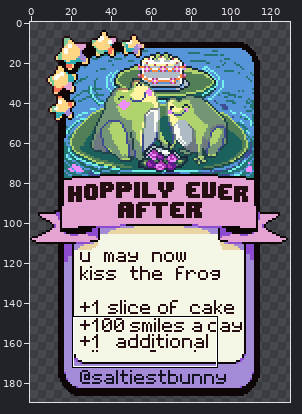
One commit to this sprite sheet: frogs/images/cards/hoppily.png. The picture above shows the old version from afar; the outline marks the close-up.
Close-up. As it was:
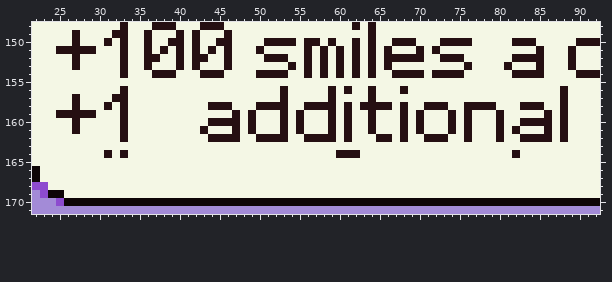
The file is 130x190 pixels. Colours within 5 levels of each other are drawn and written as one. Shown: x 22..92, y 148..171.
Once edited:
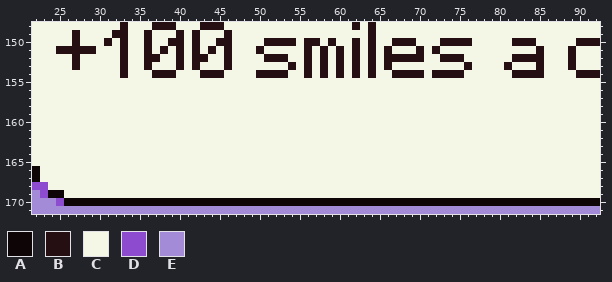
Palette (. is transparent): A #0d0506  B #250f12  C #f4f7e5  D #8d4bcf  E #a38bd7
Changes in this commit:
y 156: x 33 B -> C; x 53 B -> C; x 59 B -> C; x 61 B -> C; x 64 B -> C; x 68 B -> C; x 88 B -> C
y 157: x 27 B -> C; x 32..33 BB -> CC; x 53 B -> C; x 59 B -> C; x 64 B -> C; x 88 B -> C
y 158: x 27 B -> C; x 31 B -> C; x 33 B -> C; x 44..46 BBB -> CCC; x 50..53 BBBB -> CCCC; x 56..59 BBBB -> CCCC; x 61 B -> C; x 63..66 BBBB -> CCCC; x 68 B -> C; x 71..73 BBB -> CCC; x 76..79 BBBB -> CCCC; x 83..85 BBB -> CCC; x 88 B -> C
y 159: x 25..29 BBBBB -> CCCCC; x 33 B -> C; x 47 B -> C; x 49 B -> C; x 53 B -> C; x 55 B -> C; x 59 B -> C; x 61 B -> C; x 64 B -> C; x 68 B -> C; x 70 B -> C; x 74 B -> C; x 76 B -> C; x 80 B -> C; x 86 B -> C; x 88 B -> C
y 160: x 27 B -> C; x 33 B -> C; x 44..47 BBBB -> CCCC; x 49 B -> C; x 53 B -> C; x 55 B -> C; x 59 B -> C; x 61 B -> C; x 64 B -> C; x 68 B -> C; x 70 B -> C; x 74 B -> C; x 76 B -> C; x 80 B -> C; x 83..86 BBBB -> CCCC; x 88 B -> C
y 161: x 27 B -> C; x 33 B -> C; x 43 B -> C; x 47 B -> C; x 49 B -> C; x 53 B -> C; x 55 B -> C; x 59 B -> C; x 61 B -> C; x 64 B -> C; x 68 B -> C; x 70 B -> C; x 74 B -> C; x 76 B -> C; x 80 B -> C; x 82 B -> C; x 86 B -> C; x 88 B -> C
y 162: x 33 B -> C; x 44..47 BBBB -> CCCC; x 50..53 BBBB -> CCCC; x 56..59 BBBB -> CCCC; x 61 B -> C; x 65..66 BB -> CC; x 68 B -> C; x 71..73 BBB -> CCC; x 76 B -> C; x 80 B -> C; x 83..86 BBBB -> CCCC; x 88 B -> C
y 164: x 31 B -> C; x 33 B -> C; x 60..62 BBB -> CCC; x 82 B -> C
Where, in picture pixels (left, top, right, bottom), the same in both close-ups:
changed: (56, 86, 128, 158)
changed: (200, 86, 568, 158)
